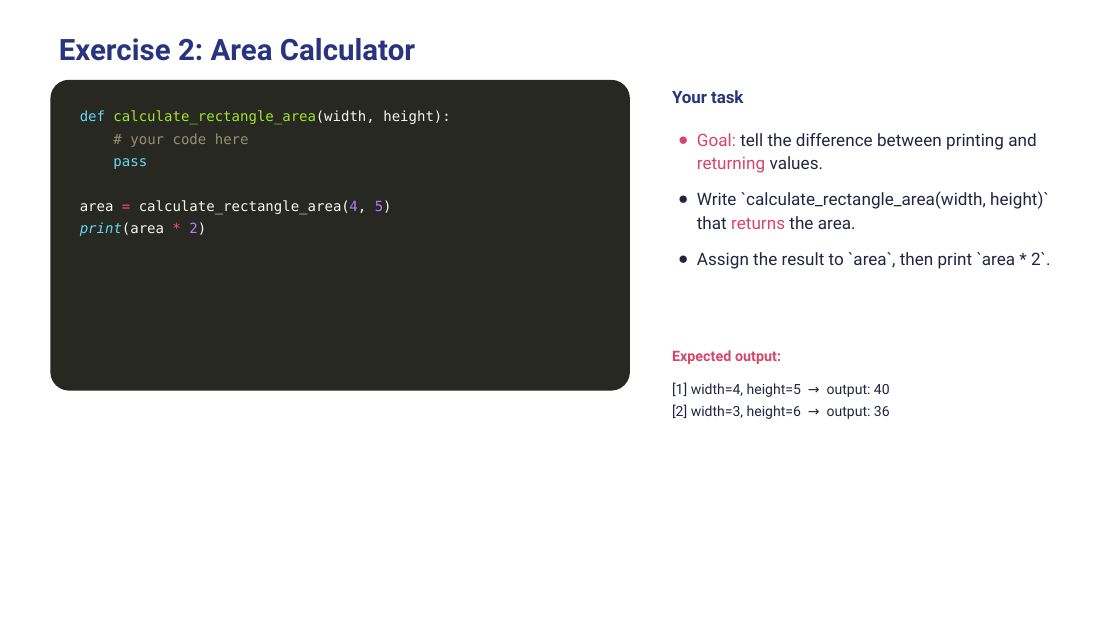
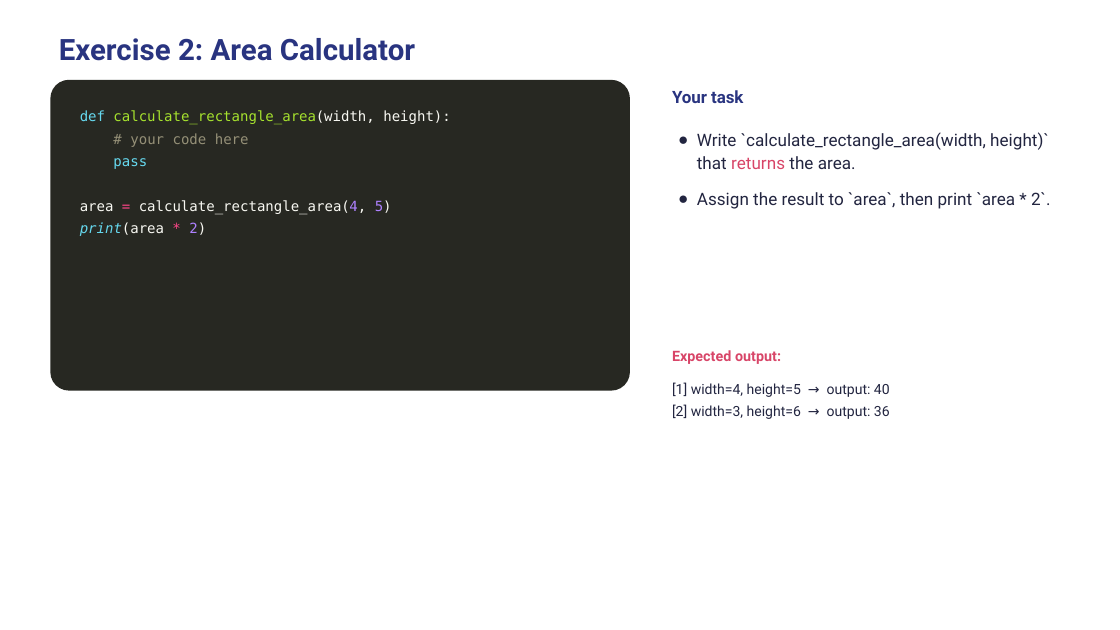
Before and after one commit to wg-training/wg-python-for-data-science-fundamental, a slide deck: slide 20 of slides/09 - Functions.pptx (slide 19 before the commit). Drawn at 1120x630 pixels with LibreOffice and Linux fonts; fonts in the diff are those of the drawing. Boxes give left, top, right and bottom in pixels: in the first picture for what was removed or moved away, otherwise in the second. Text is boxed around its words. In the diff, an @@ line names an element or a change of style, - is before the commit and + after.

```diff
--- a/slides/09 - Functions.pptx
+++ b/slides/09 - Functions.pptx
@@ text at (697, 133, 1036, 173): paragraph removed @@
-● Goal: tell the difference between printing and returning values.
```
Also in this commit, not shown: 11 other slides changed, 3 slides added, 3 slides removed, 3 other files.
